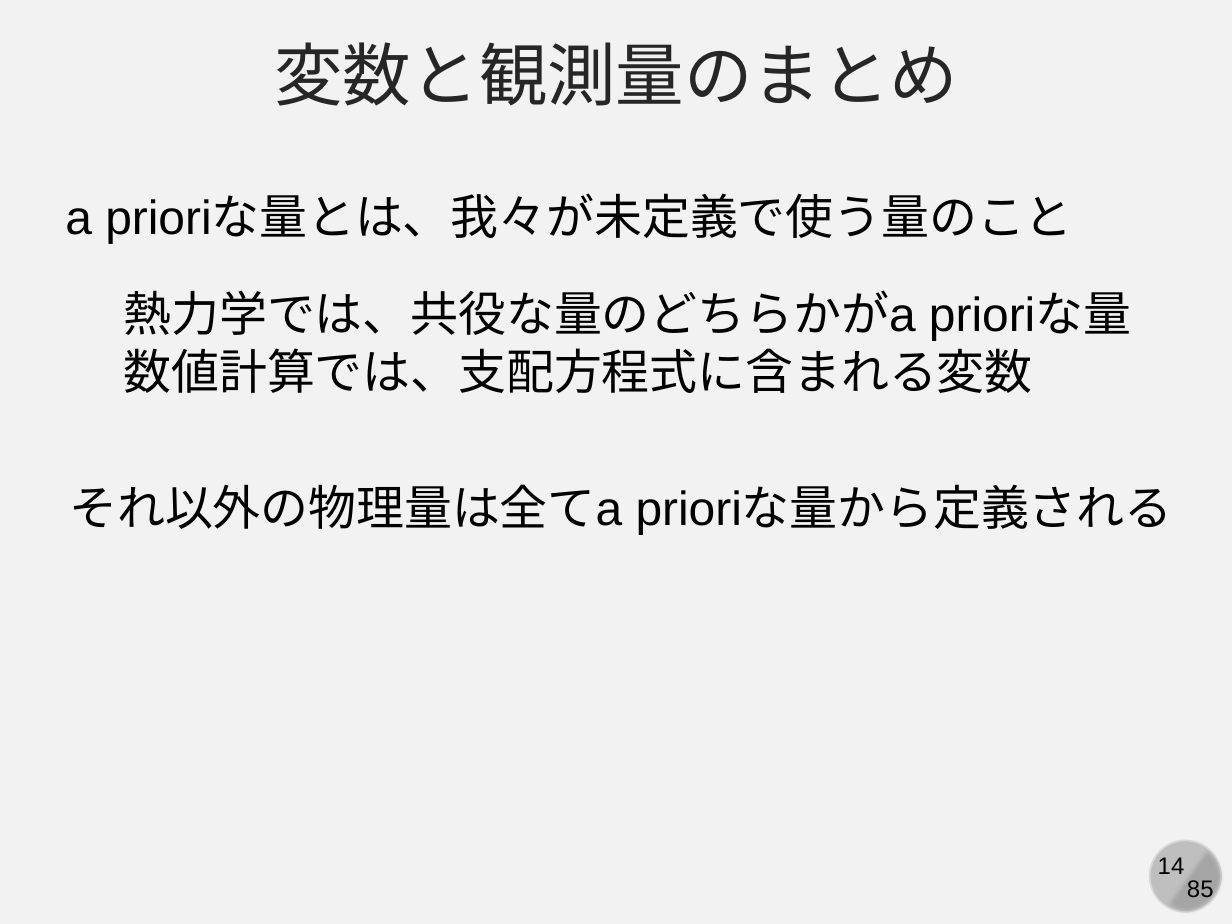
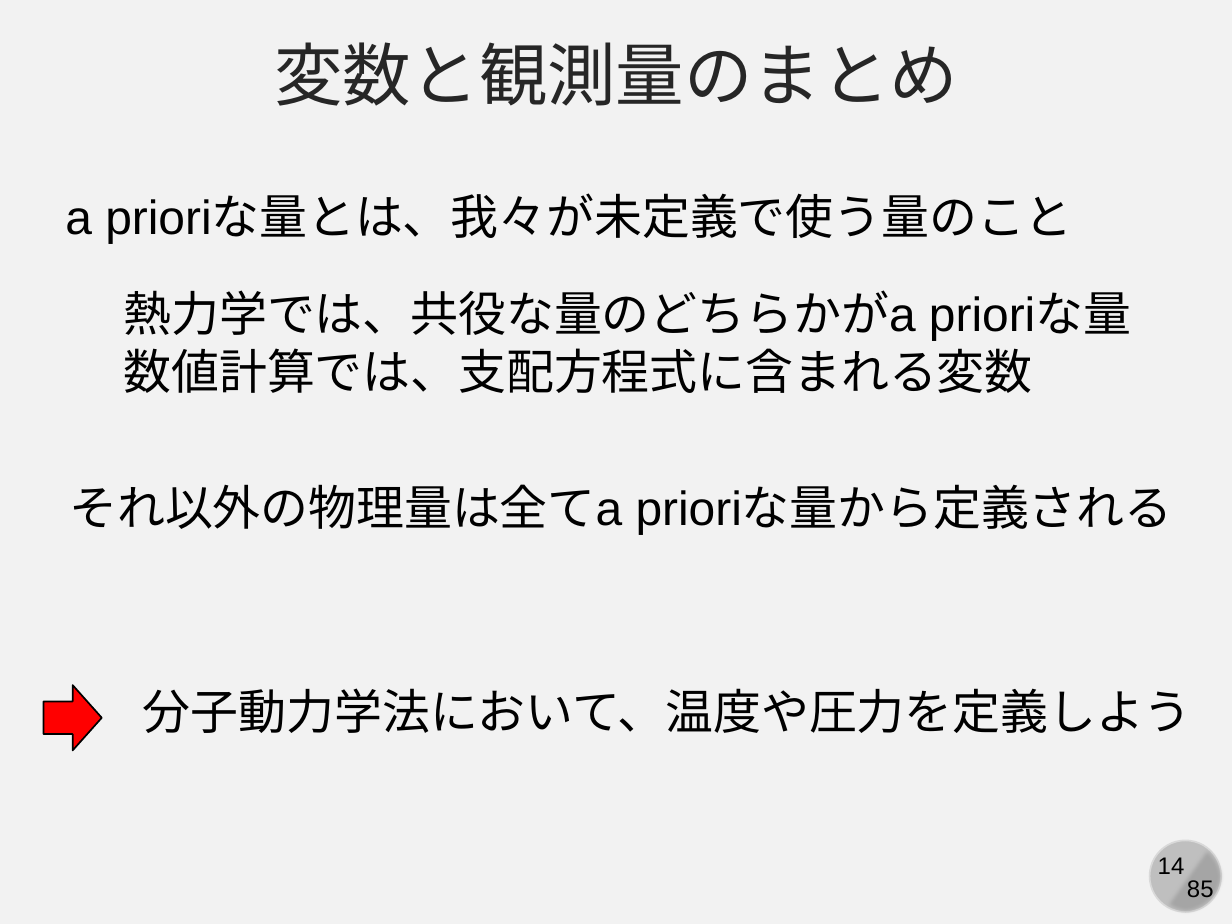
Before and after one commit to kaityo256/simulation_engineering, a slide deck: slide 14 of 06_md_observable/simulation06.pptx. Drawn at 1232x924 pixels with LibreOffice and Linux fonts; fonts in the diff are those of the drawing. Boxes give left, top, right and bottom in pixels: in the first picture for what was removed or moved away, otherwise in the second. Text is boxed around its words. In the diff, an @@ line names an element or a change of style, - is before the commit and + after.

Commit message:
22 slides

```diff
--- a/06_md_observable/simulation06.pptx
+++ b/06_md_observable/simulation06.pptx
@@ right arrow added at [43, 685, 101, 750], fill #FF0000, outline #000000 1 pt @@
@@ text added at [143, 688, 1192, 733], 28 pt, text #000000 @@
+分子動力学法において、温度や圧力を定義しよう
```
Also in this commit, not shown: 1 other slide changed, 8 slides added.
